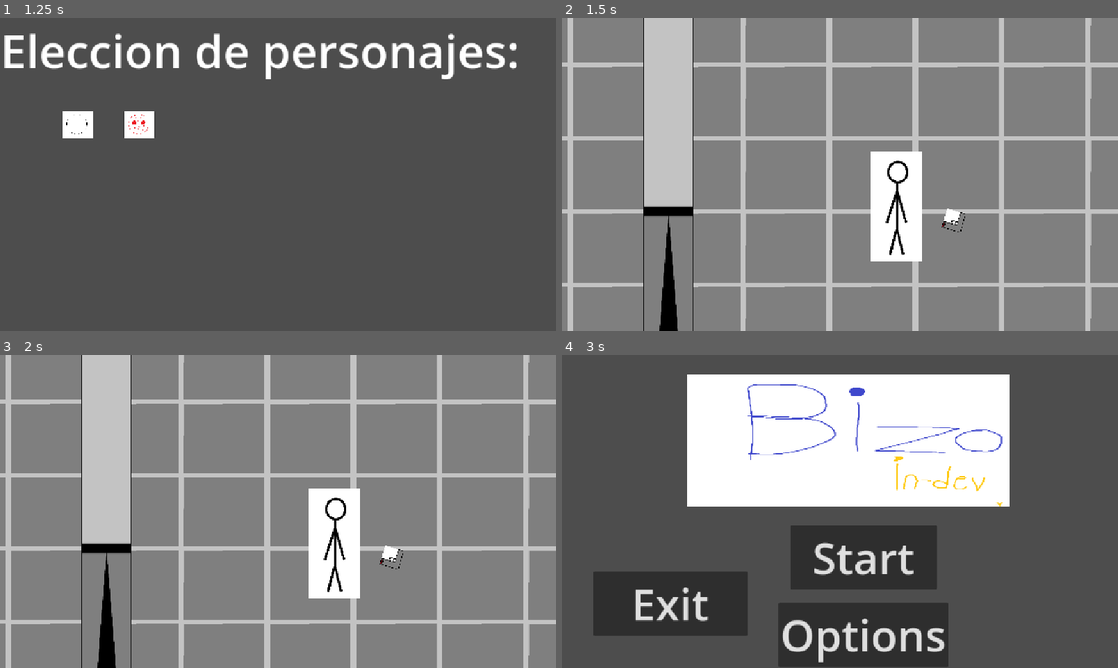
Above: before the commit, frames 1-4 (two rows, left to right).
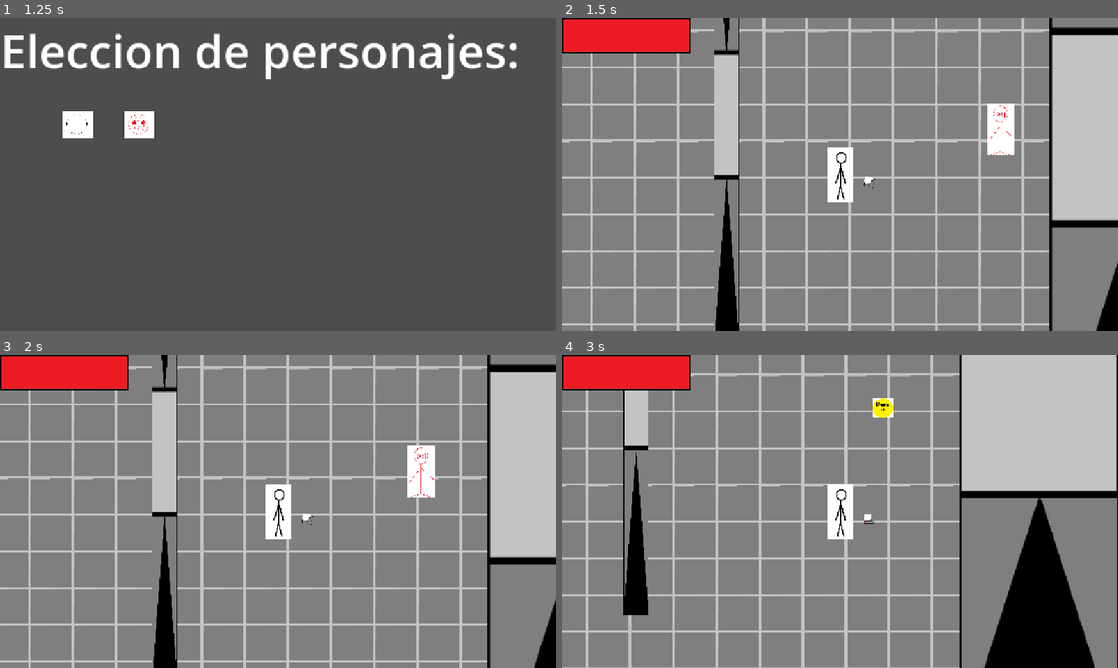
Above: after the commit, the same moments.

Repository: Operr-Omucc/bizo
Game: Godot game, scene res://Escenas/main_menu.tscn
Same seed, same stepped clock (60 frames per second), same inputs: the game is played once before the commit and once after it.
Inputs (mouse positions are in pixels of both pictures, inside the frame that each line leads up to):
- Up to frame 1 (1.25 s): click "Start" at 0.5 s
- Up to frame 2 (1.5 s): click (639, 124) at 1.25 s
- Up to frame 3 (2 s): no input
- Up to frame 4 (3 s): move the mouse to (962, 495) at 2.02 s; hold D (Derecha) 2.03-2.78 s; click (962, 495) at 2.1 s; move the mouse to (728, 527) at 2.77 s; hold S (Abajo) from 2.78 s (still down); tap Shift (Dash) at 2.85 s

Frame 1 is identical in both runs. In frame 2, 38% of the frame differs, in the area x 0-100%, y 0-100%; in frame 3, 38%; in frame 4, 99%.

Commit message:
Vida agregada
:V

Diff:
--- a/Personajes/personaje.tscn
+++ b/Personajes/personaje.tscn
@@ -1,7 +1,10 @@
-[gd_scene load_steps=4 format=3 uid="uid://b8luqybclkp04"]
+[gd_scene load_steps=7 format=3 uid="uid://b8luqybclkp04"]
 
 [ext_resource type="Script" uid="uid://fj3nuxhxq6x3" path="res://Scripts/personaje.gd" id="1_0a5x8"]
 [ext_resource type="Texture2D" uid="uid://d18t00yxsu617" path="res://Sprites/personaje.png" id="1_ly3pf"]
+[ext_resource type="Texture2D" uid="uid://b3n44dh5p1nni" path="res://Sprites/EmptyBar.png" id="3_0o1n1"]
+[ext_resource type="Texture2D" uid="uid://v06be3g03hq4" path="res://Sprites/Bar.png" id="4_i3p7x"]
+[ext_resource type="Texture2D" uid="uid://bm724o6h87543" path="res://Sprites/HealthBar.png" id="5_y2j6e"]
 
 [sub_resource type="RectangleShape2D" id="RectangleShape2D_0a5x8"]
 size = Vector2(99.1894, 212.332)
@@ -19,5 +22,14 @@
 
 [node name="Camera2D" type="Camera2D" parent="."]
 scale = Vector2(0.996948, 0.990783)
-drag_horizontal_enabled = true
-drag_vertical_enabled = true
+zoom = Vector2(0.5, 0.5)
+
+[node name="TextureProgressBar" type="TextureProgressBar" parent="Camera2D"]
+offset_left = -1156.0
+offset_top = -654.0
+offset_right = -1028.0
+offset_bottom = -603.0
+value = 100.0
+texture_under = ExtResource("3_0o1n1")
+texture_over = ExtResource("4_i3p7x")
+texture_progress = ExtResource("5_y2j6e")
--- a/Personajes/personaje_enojado.tscn
+++ b/Personajes/personaje_enojado.tscn
@@ -18,5 +18,6 @@
 
 [node name="Camera2D" type="Camera2D" parent="."]
 scale = Vector2(0.996948, 0.990783)
+zoom = Vector2(0.5, 0.5)
 drag_horizontal_enabled = true
 drag_vertical_enabled = true
--- a/Scripts/arma.gd
+++ b/Scripts/arma.gd
@@ -1,11 +1,12 @@
 extends CharacterBody2D
 #cargar escena de bala
 var bullet_path=preload("res://Escenas/bala.tscn")
+var cooldown = true
 
 #funcion para que el arma mire a la posicion del mouse + revisa si el jugador disparo
 func _physics_process(_delta):
 	look_at(get_global_mouse_position())
-	if Input.is_action_just_pressed("Disparo"):
+	if Input.is_action_just_pressed("Disparo") && cooldown:
 		fire()
 
 #funcion de disparo :P
@@ -16,3 +17,6 @@
 	bullet.pos=$Node2D.global_position
 	bullet.rota=global_rotation
 	get_parent().get_parent().add_child(bullet)
+	cooldown = false
+	await get_tree().create_timer(1.00).timeout
+	cooldown = true
--- a/Scripts/enemigo.gd
+++ b/Scripts/enemigo.gd
@@ -18,7 +18,12 @@
 #Funcion para eliminar personaje + deteccion de colision con bala
 func _on_area_2d_body_entered(body):
 	if body.is_in_group("personaje"):
-		get_tree().call_deferred("change_scene_to_file","res://Escenas/main_menu.tscn")
+		if body.health > 0:
+			var currentWave = 100
+			var maxPercentage = currentWave * 0.9
+			body.health = maxPercentage - body.health
+		elif body.health < 0:
+			get_tree().call_deferred("change_scene_to_file","res://Escenas/main_menu.tscn")
 	elif body.is_in_group("bala"):
 		var coin_instance = coin.instantiate()
 		coin_instance.add_to_group("coins")
--- a/Scripts/personaje.gd
+++ b/Scripts/personaje.gd
@@ -3,8 +3,13 @@
 var speed
 var cooldown:bool = true
 var money:int
+var health: int
+var maxHealth: int
+@onready var healthBar: TextureProgressBar = $Camera2D/TextureProgressBar
 
 func _ready():
+	maxHealth = 100
+	health = 100
 	speed = 500
 	self.add_to_group("personaje")
 
--- a/Scripts/personaje_enojado.gd
+++ b/Scripts/personaje_enojado.gd
@@ -1,5 +1,7 @@
 extends 'res://Scripts/personaje.gd'
 
 func _ready():
+	maxHealth = 200
+	health = 200
 	speed = 350
 	self.add_to_group("personaje")
Binary file added: Sprites/Bar.png
Not shown, added: Sprites/Bar.png.import
Binary file added: Sprites/EmptyBar.png
Not shown, added: Sprites/EmptyBar.png.import
Binary file added: Sprites/HealthBar.png
Not shown, added: Sprites/HealthBar.png.import
Not shown, added: Sprites/Progress.png.import
